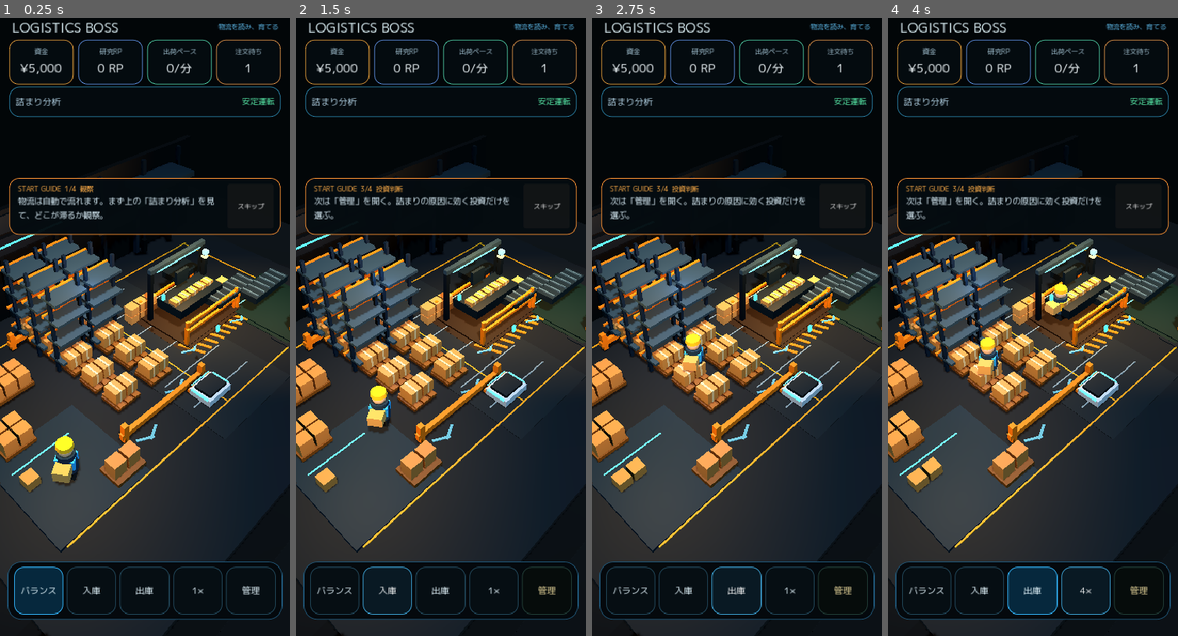
Above: before the commit, frames 1-4 (left to right).
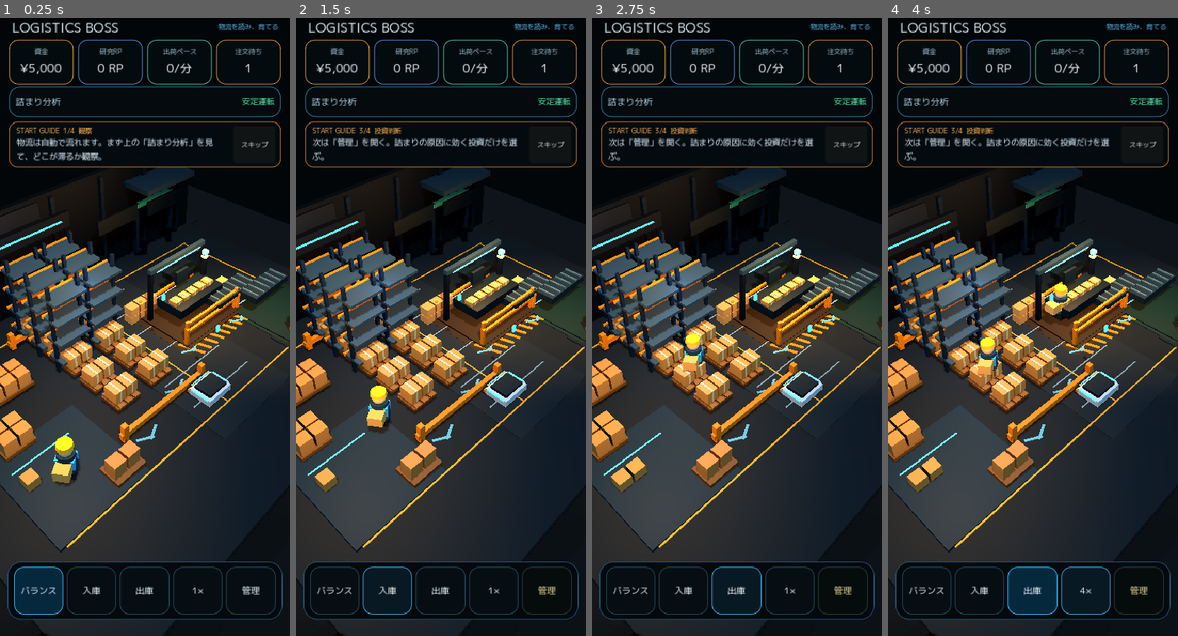
Above: after the commit, the same moments.

Repository: 48wr9f4wgp-lab/Logistics-Boss
Game: Godot game, scene res://scenes/main.tscn
Same seed, same stepped clock (60 frames per second), same inputs: the game is played once before the commit and once after it.
Inputs:
- Up to frame 1 (0.25 s): no input
- Up to frame 2 (1.5 s): click "バランス" at 0.5 s; click "入庫" at 1.25 s
- Up to frame 3 (2.75 s): click "出庫" at 2 s
- Up to frame 4 (4 s): click "1×" at 2.75 s; click "2×" at 3.5 s

The runs differ from the first frame. In frame 1, 4.1% of the frame differs, in the area x 2-98%, y 16-36%; in frame 2, 3.9%; in frame 3, 3.9%; in frame 4, 3.9%.

Commit message:
Compact FTUE coach to preserve warehouse view

Diff:
--- a/godot/ui/ftue_coach.gd
+++ b/godot/ui/ftue_coach.gd
@@ -6,6 +6,8 @@
 
 const JAPANESE_UI_FONT := preload("res://assets/fonts/MPLUS1p-Regular.ttf")
 const DONE_PATH := "user://logistics_boss_ftue_v1.done"
+const COACH_TOP := 152.0
+const COACH_BOTTOM := 214.0
 
 enum Step {
     OBSERVE,
@@ -37,25 +39,28 @@
     anchor_bottom = 0.0
     offset_left = 12.0
     offset_right = -12.0
-    offset_top = 228.0
-    offset_bottom = 304.0
+    # Keep onboarding directly below the always-on HUD instead of covering the
+    # center of the warehouse. At the 390x844 reference viewport the Management
+    # sheet begins around y=219, so this compact coach remains clear of both.
+    offset_top = COACH_TOP
+    offset_bottom = COACH_BOTTOM
     mouse_filter = Control.MOUSE_FILTER_STOP
     add_theme_stylebox_override("panel", _panel_style())
 
     var margin := MarginContainer.new()
-    margin.add_theme_constant_override("margin_left", 12)
-    margin.add_theme_constant_override("margin_right", 10)
-    margin.add_theme_constant_override("margin_top", 8)
-    margin.add_theme_constant_override("margin_bottom", 8)
+    margin.add_theme_constant_override("margin_left", 10)
+    margin.add_theme_constant_override("margin_right", 8)
+    margin.add_theme_constant_override("margin_top", 6)
+    margin.add_theme_constant_override("margin_bottom", 6)
     add_child(margin)
 
     var row := HBoxContainer.new()
-    row.add_theme_constant_override("separation", 10)
+    row.add_theme_constant_override("separation", 8)
     margin.add_child(row)
 
     var copy := VBoxContainer.new()
     copy.size_flags_horizontal = Control.SIZE_EXPAND_FILL
-    copy.add_theme_constant_override("separation", 2)
+    copy.add_theme_constant_override("separation", 1)
     row.add_child(copy)
 
     _step_label = Label.new()
@@ -73,7 +78,7 @@
 
     _skip_button = Button.new()
     _skip_button.text = "スキップ"
-    _skip_button.custom_minimum_size = Vector2(62, 40)
+    _skip_button.custom_minimum_size = Vector2(56, 36)
     _skip_button.add_theme_font_override("font", JAPANESE_UI_FONT)
     _skip_button.add_theme_font_size_override("font_size", 9)
     _skip_button.pressed.connect(_skip)
@@ -281,10 +286,10 @@
 
 func _panel_style() -> StyleBoxFlat:
     var style := StyleBoxFlat.new()
-    style.bg_color = Color(0.018, 0.045, 0.062, 0.97)
-    style.border_color = Color(1.0, 0.58, 0.20, 0.92)
+    style.bg_color = Color(0.018, 0.045, 0.062, 0.95)
+    style.border_color = Color(1.0, 0.58, 0.20, 0.76)
     style.set_border_width_all(1)
-    style.set_corner_radius_all(13)
+    style.set_corner_radius_all(11)
     style.content_margin_left = 0.0
     style.content_margin_right = 0.0
     style.content_margin_top = 0.0
